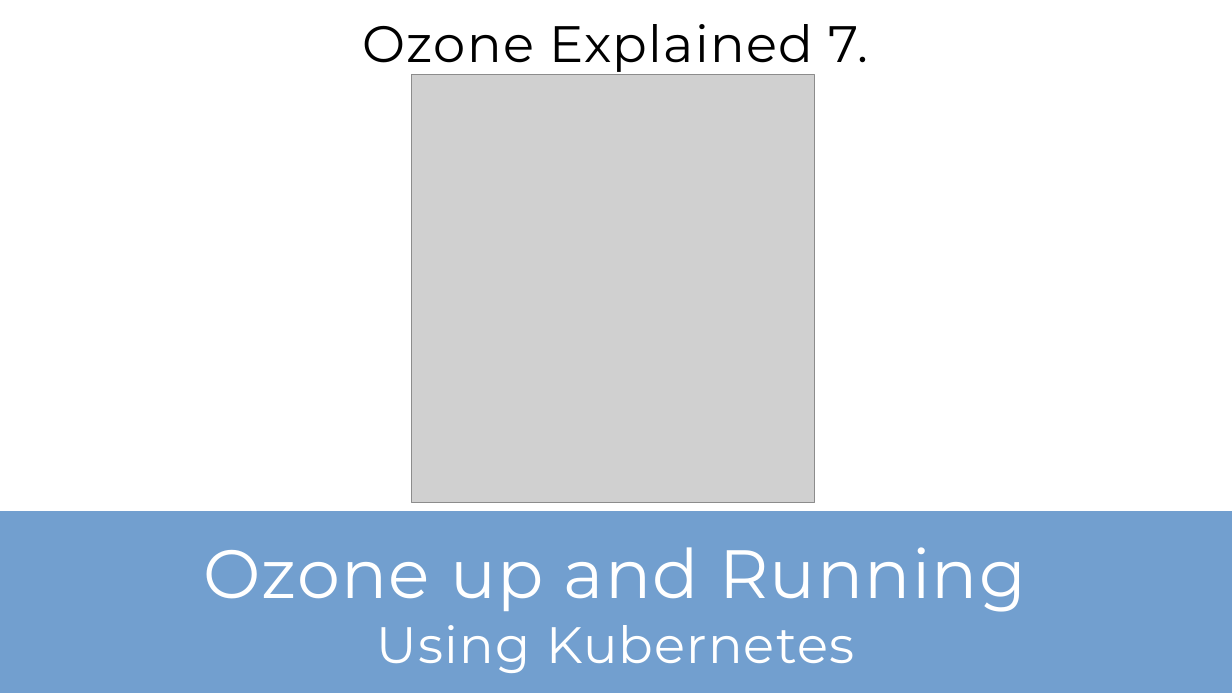
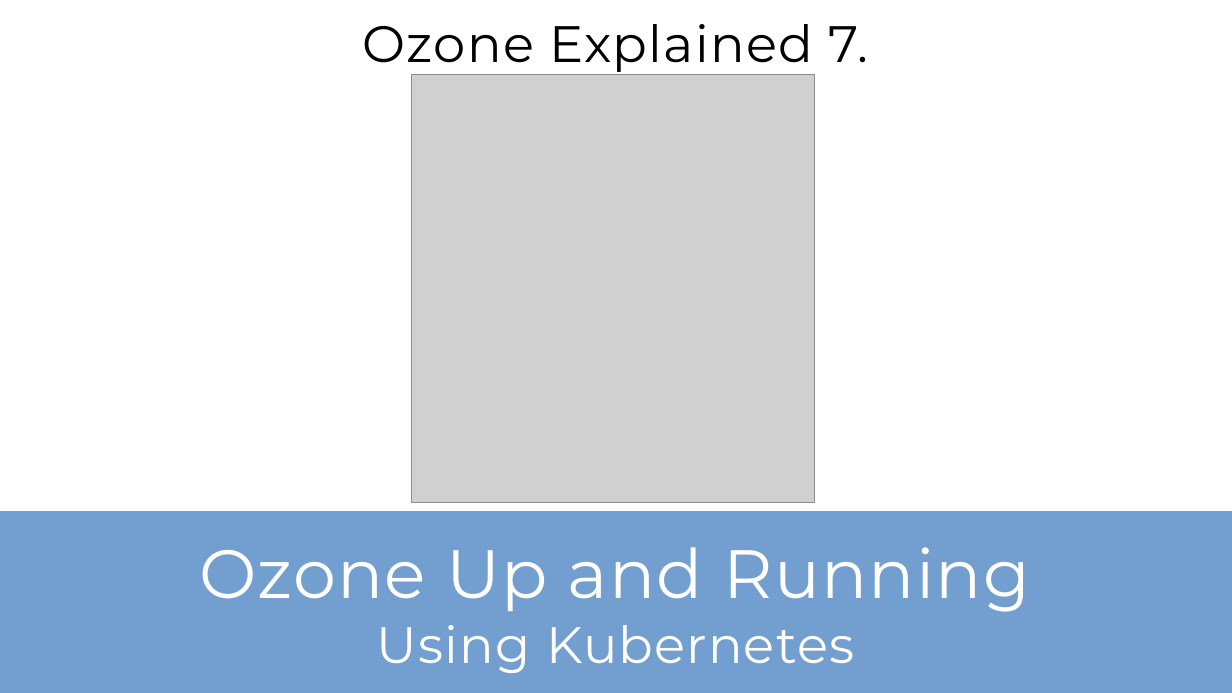
Before and after one commit to elek/ozone-videos, a slide deck: slide 1 of ozone-explained/07-kubernetes/ozone-explained-7.odp. Drawn at 1232x693 pixels with LibreOffice and Linux fonts; fonts in the diff are those of the drawing; grey boxes stand for pictures. Boxes give left, top, right and bottom in pixels: in the first picture for what was removed or moved away, otherwise in the second. Text is boxed around its words. In the diff, an @@ line names an element or a change of style, - is before the commit and + after.

```diff
--- a/ozone-explained/07-kubernetes/ozone-explained-7.odp
+++ b/ozone-explained/07-kubernetes/ozone-explained-7.odp
@@ title at [199, 547, 1030, 673]: text changed @@
-Ozone up and Running
-Using Kubernetes
+Ozone Up and Running
+Using Kubernetes
```
Also in this commit, not shown: 3 slides added, 2 other files.
